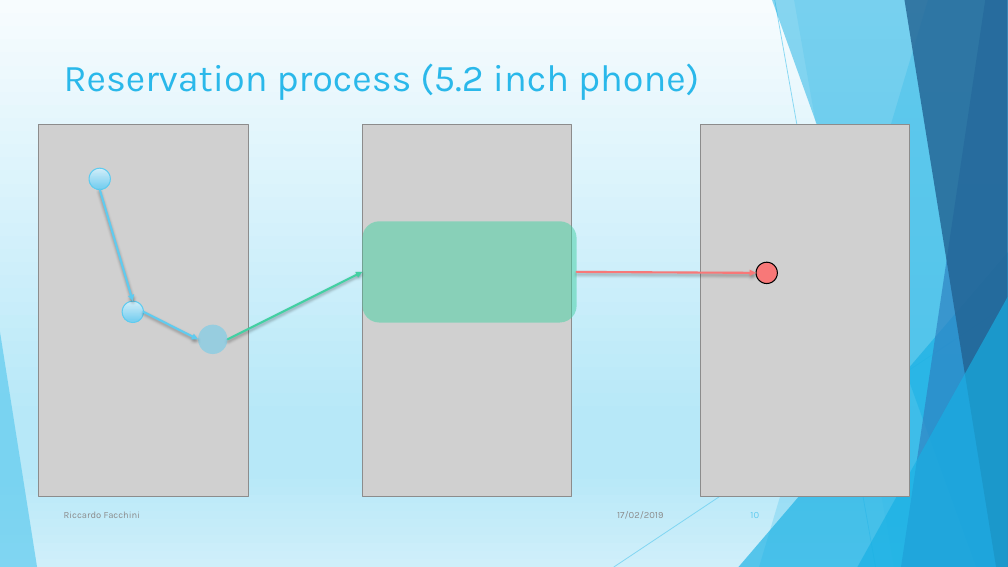
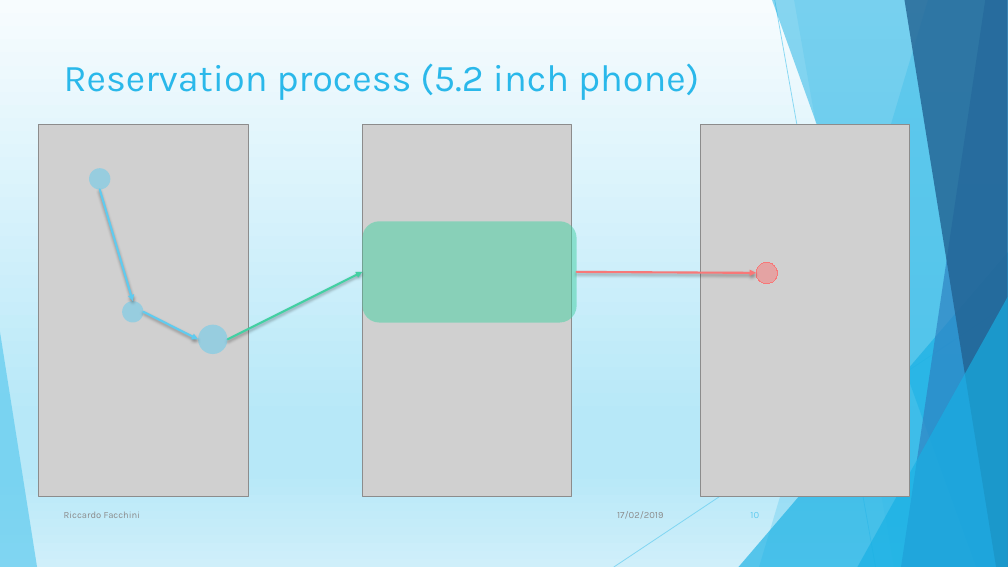
Before and after one commit to Riccardo95Facchini/Reservation, a slide deck: slide 10 of Presentation/Presentation.pptx. Drawn at 1008x567 pixels with LibreOffice and Linux fonts; fonts in the diff are those of the drawing; grey boxes stand for pictures. Boxes give left, top, right and bottom in pixels: in the first picture for what was removed or moved away, otherwise in the second. Text is boxed around its words. In the diff, an @@ line names an element or a change of style, - is before the commit and + after.

```diff
--- a/Presentation/Presentation.pptx
+++ b/Presentation/Presentation.pptx
@@ ellipse at [89,168,110,189]: fill gradient #D4EEF9 to #7DD1F1 to #5FCBEF at 50% opacity; outline #5FCBEF 1 pt to none @@
@@ ellipse at [756,262,777,284]: fill #F87878 to #F87878 at 50% opacity; outline #000000 1 pt to #F87878 0.75 pt @@
@@ ellipse at [123,301,144,322]: fill gradient #D4EEF9 to #7DD1F1 to #5FCBEF at 50% opacity; outline #5FCBEF 1 pt to none @@
```
Also in this commit, not shown: 1 other slide changed.
